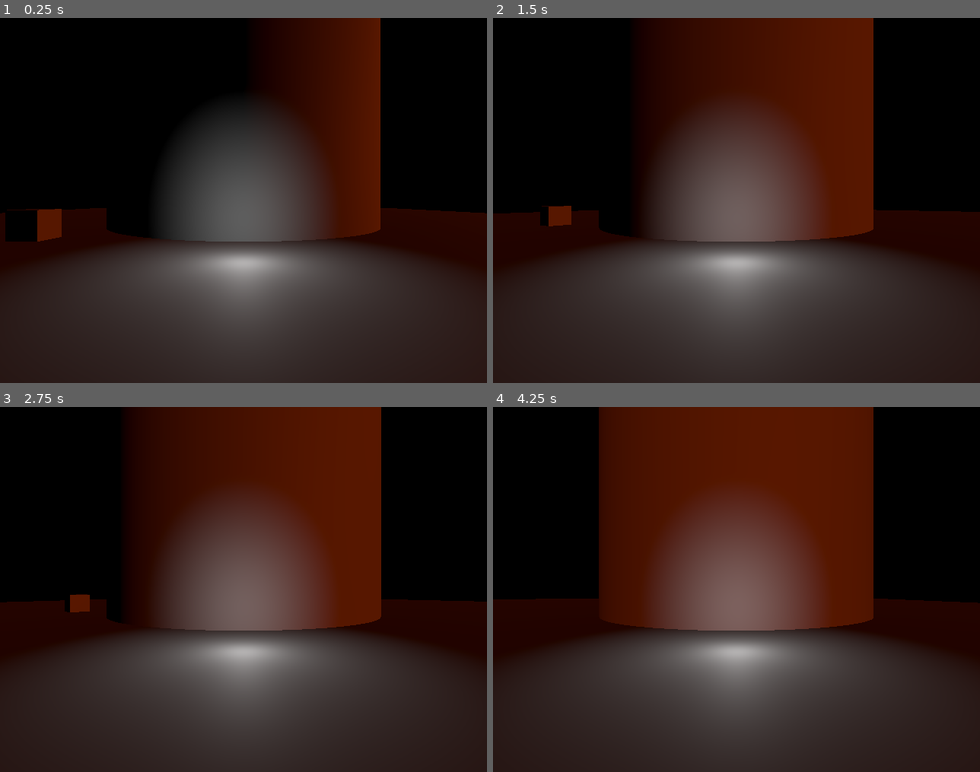
Above: before the commit, frames 1-4 (two rows, left to right).
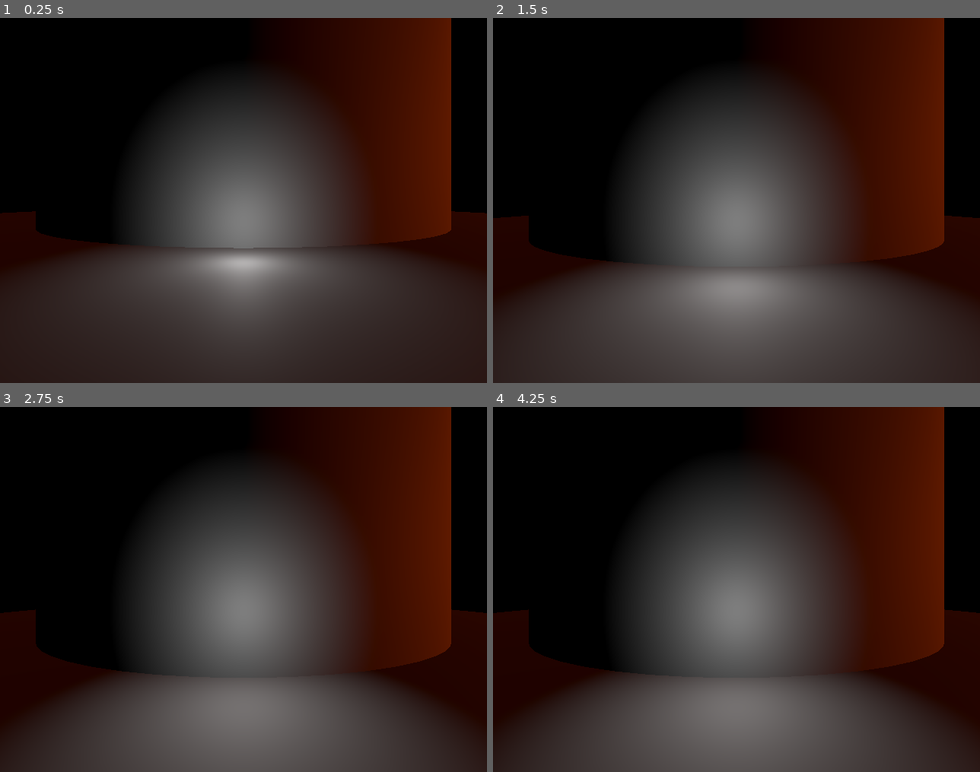
Above: after the commit, the same moments.

Repository: punchcafe/duskfall
Game: Godot game, scene res://world.tscn
The game is run twice, just before and just after one commit, with the same random seed, the same clock (stepped at 60 frames per second) and the same inputs.
Inputs:
- Up to frame 1 (0.25 s): no input
- Up to frame 2 (1.5 s): tap Enter at 0.5 s; hold Right (ui_right) 0.53-1.28 s; hold Space (jump) 0.53-1.28 s; hold Left (ui_left) from 1.28 s (still down); tap Space (jump) at 1.35 s
- Up to frame 3 (2.75 s): tap Space (jump) at 1.52, 1.82 s; release Left (ui_left) at 2.03 s; hold Right (ui_right) from 2.03 s (still down); hold Space (jump) from 2.03 s (still down)
- Up to frame 4 (4.25 s): release Right (ui_right) at 2.78 s; release Space (jump) at 2.78 s; hold Up (ui_up) 2.78-3.53 s; tap Space (jump) at 2.85, 3.02, 3.32 s; hold Left (ui_left) from 3.53 s (still down); hold Space (jump) from 3.53 s (still down)

The runs differ from the first frame. In frame 1, 20% of the frame differs, in the area x 1-94%, y 0-64%; in frame 2, 42%; in frame 3, 56%; in frame 4, 61%, in the area x 0-100%, y 0-100%.

Commit message:
:sparkles: add joypad support and add TODO comment for bug

Diff:
--- a/Player.gd
+++ b/Player.gd
@@ -10,10 +10,11 @@
 func _process(delta):
 	self._apply_gravity_acceleration(delta)
 	var ground_collision = self._move_and_collide_in_y(delta)
+	# TODO: Confirm that the collision is underneath and not above
 	if ground_collision:
 		# Set velocity back to 0
 		self._y_velocity = 0
-		if Input.is_action_pressed("ui_up"):
+		if Input.is_action_pressed("jump"):
 			self._y_velocity += 10
 			return
 		elif Input.is_action_pressed("ui_left"):
--- a/project.godot
+++ b/project.godot
@@ -27,10 +27,10 @@
 jump={
 "deadzone": 0.5,
 "events": [Object(InputEventKey,"resource_local_to_scene":false,"resource_name":"","device":0,"window_id":0,"alt_pressed":false,"shift_pressed":false,"ctrl_pressed":false,"meta_pressed":false,"pressed":false,"keycode":0,"physical_keycode":32,"key_label":0,"unicode":0,"echo":false,"script":null)
+, Object(InputEventJoypadButton,"resource_local_to_scene":false,"resource_name":"","device":-1,"button_index":0,"pressure":0.0,"pressed":false,"script":null)
 ]
 }
 
 [rendering]
 
-renderer/rendering_method="gl_compatibility"
 renderer/rendering_method.mobile="gl_compatibility"
--- a/world.tscn
+++ b/world.tscn
@@ -29,7 +29,7 @@
 [node name="WorldOrigin" type="Node3D" parent="."]
 
 [node name="Player" type="CharacterBody3D" parent="WorldOrigin"]
-transform = Transform3D(1, 0, 0, 0, 1, 0, 0, 0, 1, 10, 0.731, 0)
+transform = Transform3D(1, 0, 0, 0, 1, 0, 0, 0, 1, 14, 0.731, 0)
 script = ExtResource("1_78cey")
 
 [node name="CollisionShape3D" type="CollisionShape3D" parent="WorldOrigin/Player"]
@@ -44,7 +44,7 @@
 transform = Transform3D(-4.37114e-08, 0, 1, 0, 1, 0, -1, 0, -4.37114e-08, 5, 0.767, 0)
 
 [node name="MeshInstance3D" type="MeshInstance3D" parent="."]
-transform = Transform3D(15, 0, 0, 0, 15, 0, 0, 0, 15, 0, 5, 0)
+transform = Transform3D(25, 0, 0, 0, 25, 0, 0, 0, 25, 0, 5, 0)
 mesh = SubResource("CylinderMesh_jjons")
 
 [node name="Floor" type="StaticBody3D" parent="."]
@@ -69,6 +69,24 @@
 [node name="MeshInstance3D" type="MeshInstance3D" parent="StaticBody3D"]
 mesh = SubResource("BoxMesh_kfqmw")
 
+[node name="StaticBody3D3" type="StaticBody3D" parent="."]
+transform = Transform3D(1, 0, 0, 0, 1, 0, 0, 0, 1, 10.5, 2.622, 11)
+
+[node name="CollisionShape3D" type="CollisionShape3D" parent="StaticBody3D3"]
+shape = SubResource("BoxShape3D_rvmpb")
+
+[node name="MeshInstance3D" type="MeshInstance3D" parent="StaticBody3D3"]
+mesh = SubResource("BoxMesh_kfqmw")
+
+[node name="StaticBody3D2" type="StaticBody3D" parent="."]
+transform = Transform3D(1, 0, 0, 0, 1, 0, 0, 0, 1, 4.93571, 1.06715, 8.36735)
+
+[node name="CollisionShape3D" type="CollisionShape3D" parent="StaticBody3D2"]
+shape = SubResource("BoxShape3D_rvmpb")
+
+[node name="MeshInstance3D" type="MeshInstance3D" parent="StaticBody3D2"]
+mesh = SubResource("BoxMesh_kfqmw")
+
 [node name="WorldEnvironment" type="WorldEnvironment" parent="."]
 environment = SubResource("Environment_g7f58")
 
